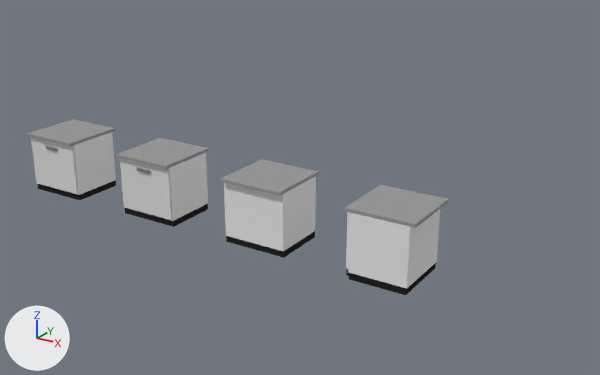
One commit to the Blender file Assets/Models/LabFurnishing/_LabFurnishing.blend: the scene before it, then after it.
The view is the same before and after, from a 50 mm lens placed at (8.35, -9.13, 5.01), pointed at (0.85, 2.57, -0.24). The lights are fixed; the arrows at lower left show +X, +Y and +Z.

Objects in the first picture: '1x1Drawer', '1x1Drawer.001', 'Basic', 'BasicC', 'Drawers1x1', 'HollowBase'.
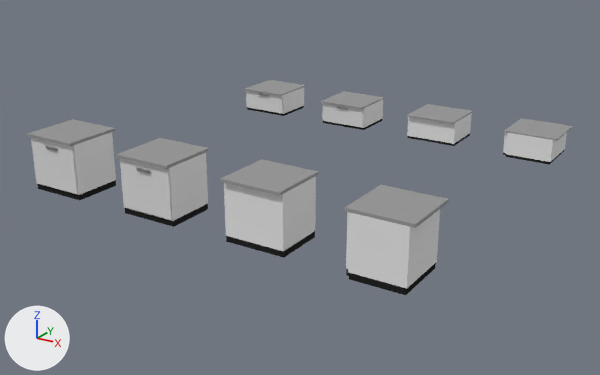
Location of each change, (x1, y1, x2, y2) in pixels of the pictures (600 x 375 px):
'BasicCFlat', added
    after: (503, 118, 573, 165)
    faces in mat_base (white #e7e7e7): (503, 132, 567, 162)
    faces in mat_top (grey #9b9b9b): (504, 118, 573, 141)
    faces in mat_bottom (black #262626): (503, 150, 564, 165)
'BasicFlat', added
    after: (407, 104, 473, 146)
    faces in mat_base (white #e7e7e7): (407, 113, 472, 144)
    faces in mat_top (grey #9b9b9b): (407, 104, 473, 124)
    faces in mat_bottom (black #262626): (407, 134, 470, 146)
'HollowBaseFlat', added
    after: (321, 91, 385, 130)
    faces in mat_top (grey #9b9b9b): (321, 91, 385, 109)
    faces in mat_base (white #e7e7e7): (322, 100, 383, 128)
    faces in mat_bottom (black #262626): (323, 119, 382, 130)
'Drawers1x1Flat', added
    after: (244, 80, 306, 116)
    faces in mat_top (grey #9b9b9b): (244, 80, 306, 96)
    faces in mat_base (white #e7e7e7): (247, 87, 304, 114)
'1x1DrawerFlat', added
    after: (322, 103, 363, 128)
    faces in mat_drawerbase (light grey #dbdbdb): (322, 103, 363, 128)
'1x1DrawerFlat.001', added
    after: (246, 90, 283, 114)
    faces in mat_drawerbase (light grey #dbdbdb): (246, 90, 283, 114)

Diff of the bpy script that builds the scene:
```diff
--- a/Assets/Models/LabFurnishing/_LabFurnishing.blend.py
+++ b/Assets/Models/LabFurnishing/_LabFurnishing.blend.py
@@ me_1x1drawerflatmesh @@
+me_1x1drawerflatmesh.from_pydata(...)  # 68 vertices, 61 faces; spans x -0.486..0.486, y -0.477..0.392, z -0.022..0.383
+# faces by material slot: [33, 28]
+me_1x1drawerflatmesh.materials.append(mat_drawerbase)  # light grey #dbdbdb
+me_1x1drawerflatmesh.materials.append(mat_drawerhandle)  # grey #838383
@@ me_hollowbasemesh_001 @@
+me_hollowbasemesh_001.from_pydata(...)  # 36 vertices, 34 faces; spans x -0.5..0.5, y -0.5..0.5, z 0.0..0.5
+# faces by material slot: [13, 16, 5]
+me_hollowbasemesh_001.materials.append(mat_top)  # grey #9b9b9b
+me_hollowbasemesh_001.materials.append(mat_base)  # white #e7e7e7
+me_hollowbasemesh_001.materials.append(mat_bottom)  # black #262626
@@ me_basicflatmesh @@
+me_basicflatmesh.from_pydata(...)  # 28 vertices, 26 faces; spans x -0.5..0.5, y -0.5..0.5, z 0.0..0.5
+# faces by material slot: [13, 8, 5]
+me_basicflatmesh.materials.append(mat_top)  # grey #9b9b9b
+me_basicflatmesh.materials.append(mat_base)  # white #e7e7e7
+me_basicflatmesh.materials.append(mat_bottom)  # black #262626
@@ me_basiccflatmesh @@
+me_basiccflatmesh.from_pydata(...)  # 46 vertices, 44 faces; spans x -0.5..0.5, y -0.5..0.5, z 0.0..0.5
+# faces by material slot: [21, 12, 11]
+me_basiccflatmesh.materials.append(mat_top)  # grey #9b9b9b
+me_basiccflatmesh.materials.append(mat_base)  # white #e7e7e7
+me_basiccflatmesh.materials.append(mat_bottom)  # black #262626
@@ ob_1x1drawerflat @@
+ob_1x1drawerflat = bpy.data.objects.new('1x1DrawerFlat', me_1x1drawerflatmesh)
+ob_1x1drawerflat.location = (0.0, 5.99, 0.08)
@@ ob_hollowbaseflat @@
+ob_hollowbaseflat = bpy.data.objects.new('HollowBaseFlat', me_hollowbasemesh_001)
+ob_hollowbaseflat.location = (0.0, 6.0, 0.0)
@@ ob_basicflat @@
+ob_basicflat = bpy.data.objects.new('BasicFlat', me_basicflatmesh)
+ob_basicflat.location = (2.0, 6.0, 0.0)
@@ ob_basiccflat @@
+ob_basiccflat = bpy.data.objects.new('BasicCFlat', me_basiccflatmesh)
+ob_basiccflat.location = (4.0, 6.0, 0.0)
@@ ob_1x1drawerflat_001 @@
+ob_1x1drawerflat_001 = bpy.data.objects.new('1x1DrawerFlat.001', me_1x1drawerflatmesh.copy())
+ob_1x1drawerflat_001.parent = ob_drawers1x1flat
+ob_1x1drawerflat_001.matrix_parent_inverse = Matrix(((1.0, 0.0, 0.0, 2.0), (0.0, 1.0, 0.0, -6.0), (0.0, 0.0, 1.0, 0.0), (0.0, 0.0, 0.0, 1.0)))
+ob_1x1drawerflat_001.location = (0.0, 6.0, -0.082)
+ob_1x1drawerflat_001.delta_location = (-2.0, -0.00521, 0.164)
@@ ob_drawers1x1flat @@
+ob_drawers1x1flat = bpy.data.objects.new('Drawers1x1Flat', me_hollowbasemesh_001.copy())
+ob_drawers1x1flat.location = (-2.0, 6.0, 0.0)
```
